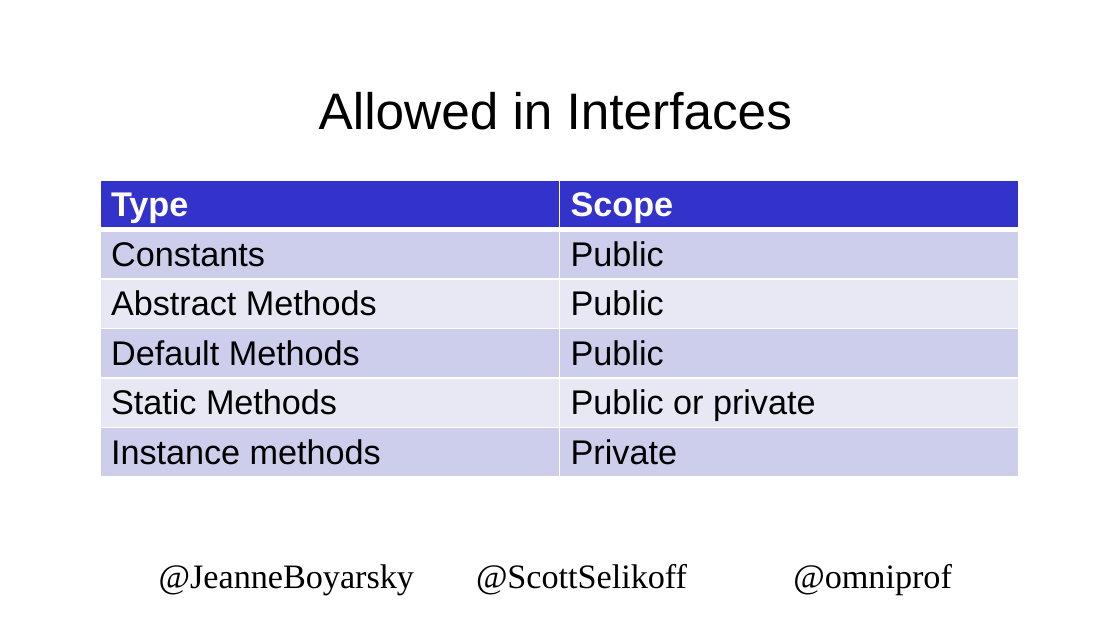
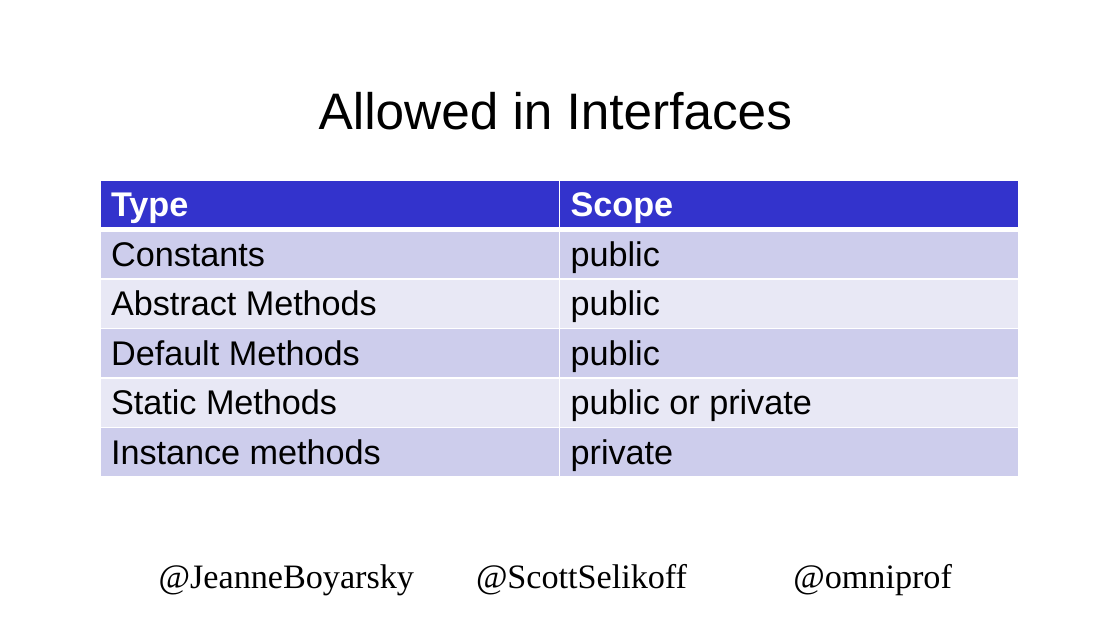
Before and after one commit to boyarsky/2019-oraclecodeone-cert-hol, a slide deck: slide 29 of 2019-OracleCodeOne-HOL.pptx. Drawn at 1120x630 pixels with LibreOffice and Linux fonts; fonts in the diff are those of the drawing; background and template pictures are left out. Boxes give left, top, right and bottom in pixels: in the first picture for what was removed or moved away, otherwise in the second. Text is boxed around its words. In the diff, an @@ line names an element or a change of style, - is before the commit and + after.

```diff
--- a/2019-OracleCodeOne-HOL.pptx
+++ b/2019-OracleCodeOne-HOL.pptx
@@ table at (100,180,1018,494) @@
-row 2, column 2: Public
+row 2, column 2: public
-row 3, column 2: Public
+row 3, column 2: public
-row 4, column 2: Public
+row 4, column 2: public
-row 5, column 2: Public or private
+row 5, column 2: public or private
-row 6, column 2: Private
+row 6, column 2: private
```
Also in this commit, not shown: 10 other slides changed.
